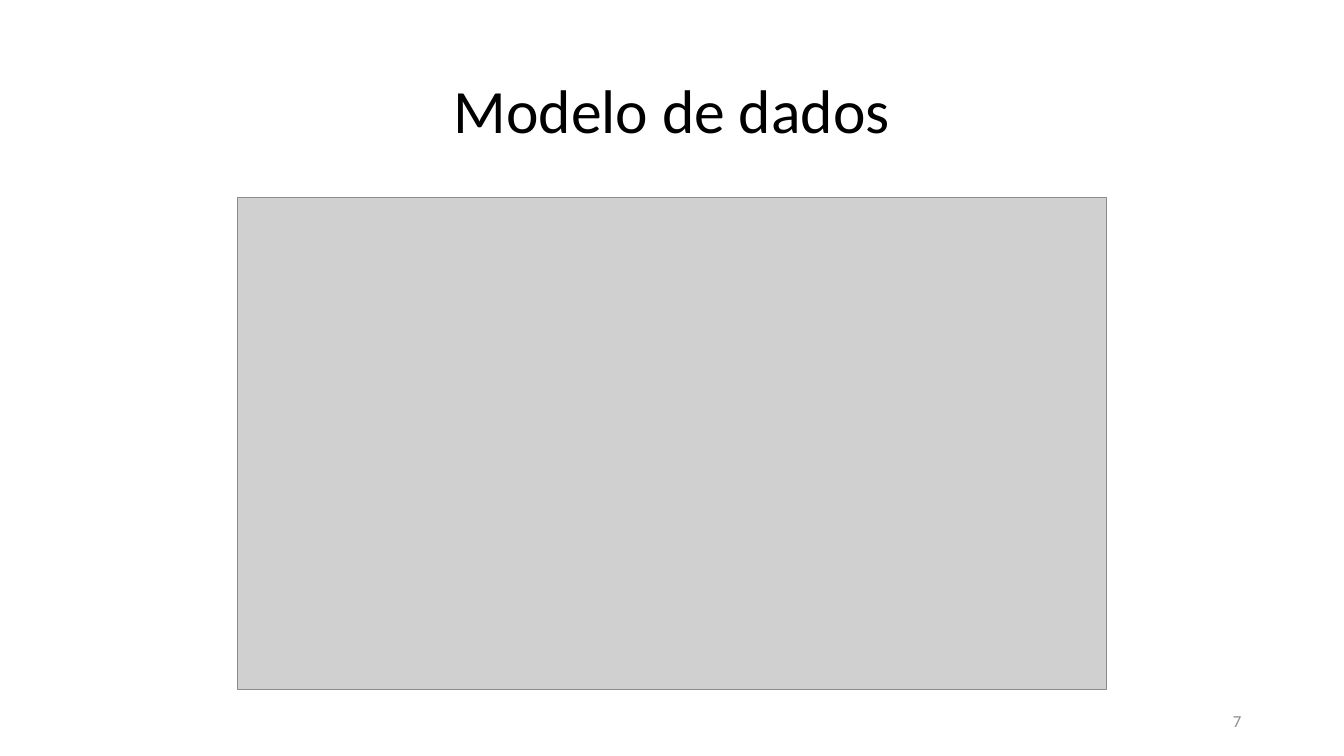
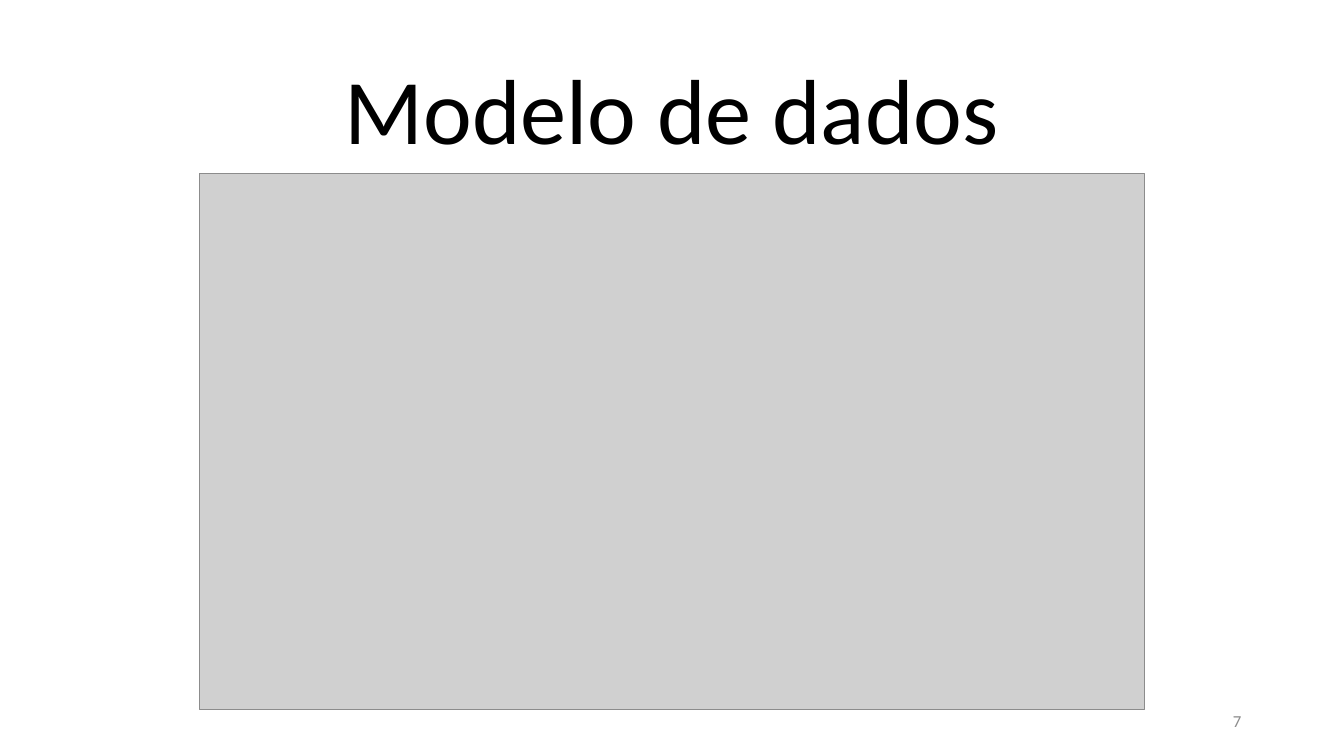
Before and after one commit to i-on-project/turn-games-fw, a slide deck: slide 7 of docs/Demonstration/adG25.pptx. Drawn at 1344x756 pixels with LibreOffice and Linux fonts; fonts in the diff are those of the drawing; grey boxes stand for pictures. Boxes give left, top, right and bottom in pixels: in the first picture for what was removed or moved away, otherwise in the second. Text is boxed around its words. In the diff, an @@ line names an element or a change of style, - is before the commit and + after.

```diff
--- a/docs/Demonstration/adG25.pptx
+++ b/docs/Demonstration/adG25.pptx
@@ title "Modelo de dados": place and size @@
-title "Modelo de dados" at [454, 90, 890, 134]
+title "Modelo de dados" at [344, 80, 998, 145]
@@ title "Modelo de dados" at [344, 80, 998, 145]: size 44 to 66 pt @@
@@ picture: place and size @@
-picture at [238, 198, 1106, 691]
+picture at [200, 173, 1145, 710]
@@ page number at [1233, 716, 1241, 727]: more space between paragraphs @@
```
Also in this commit, not shown: 3 other slides changed, 3 slides added, 1 slide removed, 1 other file.
